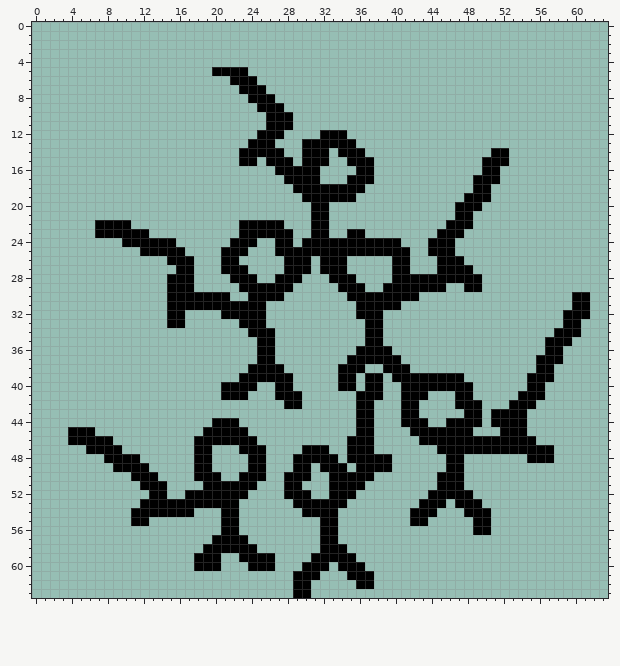
Two versions of one pixel-art file, sprites/Infantry.aseprite. Above: the version before the commit.
64x64 pixels, 1 frame. The old version is drawn lined up with the new one.
And afterwards:
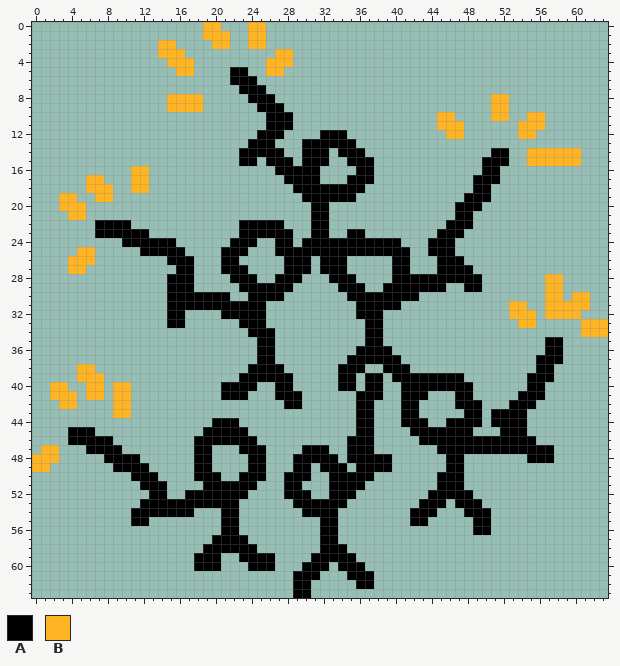
Palette (. is transparent): A #000000  B #ffb424
The exact change:
whole drawing moved by +3,+5 (the old picture is shown already moved)
Changed rows in their new state; - is an unchanged pixel.
first column x 3:
 0 ----------------BB---BB-----------------------------------
 1 ----------------BBB--BB-----------------------------------
 2 -----------BB----BB--BB-----------------------------------
 3 -----------BBB----------BB--------------------------------
 4 ------------BBB--------BBB--------------------------------
 5 -------------BB--..----BB---------------------------------
 8 ------------BBBB--------------------------------BB--------
 9 ------------BBBB--------------------------------BB--------
10 ------------------------------------------BB----BB--BB----
11 ------------------------------------------BBB------BBB----
12 -------------------------------------------BB------BB-----
14 ----------------------------------------------------BBBBBB
15 ----------------------------------------------------BBBBBB
16 --------BB------------------------------------------------
17 ---BB---BB------------------------------------------------
18 ---BBB--BB------------------------------------------------
19 BB--BB----------------------------------------------------
20 BBB-------------------------------------------------------
21 -BB-------------------------------------------------------
first column x 2:
25 ---BB---------------------------------------------------------
26 --BBB---------------------------------------------------------
27 --BB----------------------------------------------------------
28 -------------------------------------------------------BB-----
29 -------------------------------------------------------BB-----
30 -------------------------------------------------------BB-BB--
31 ---------------------------------------------------BB--BBBBB--
32 ---------------------------------------------------BBB-BBBB.--
33 ----------------------------------------------------BB---..BBB
34 --------------------------------------------------------...BBB
35 ---------------------------------------------------------.----
38 ---BB---------------------------------------------------------
39 ---BBB--------------------------------------------------------
40 BB--BB-BB-----------------------------------------------------
41 BBB-BB-BB-----------------------------------------------------
42 -BB----BB-----------------------------------------------------
43 -------BB-----------------------------------------------------
first column x 0:
47 -BB
48 BBB
49 BB-
